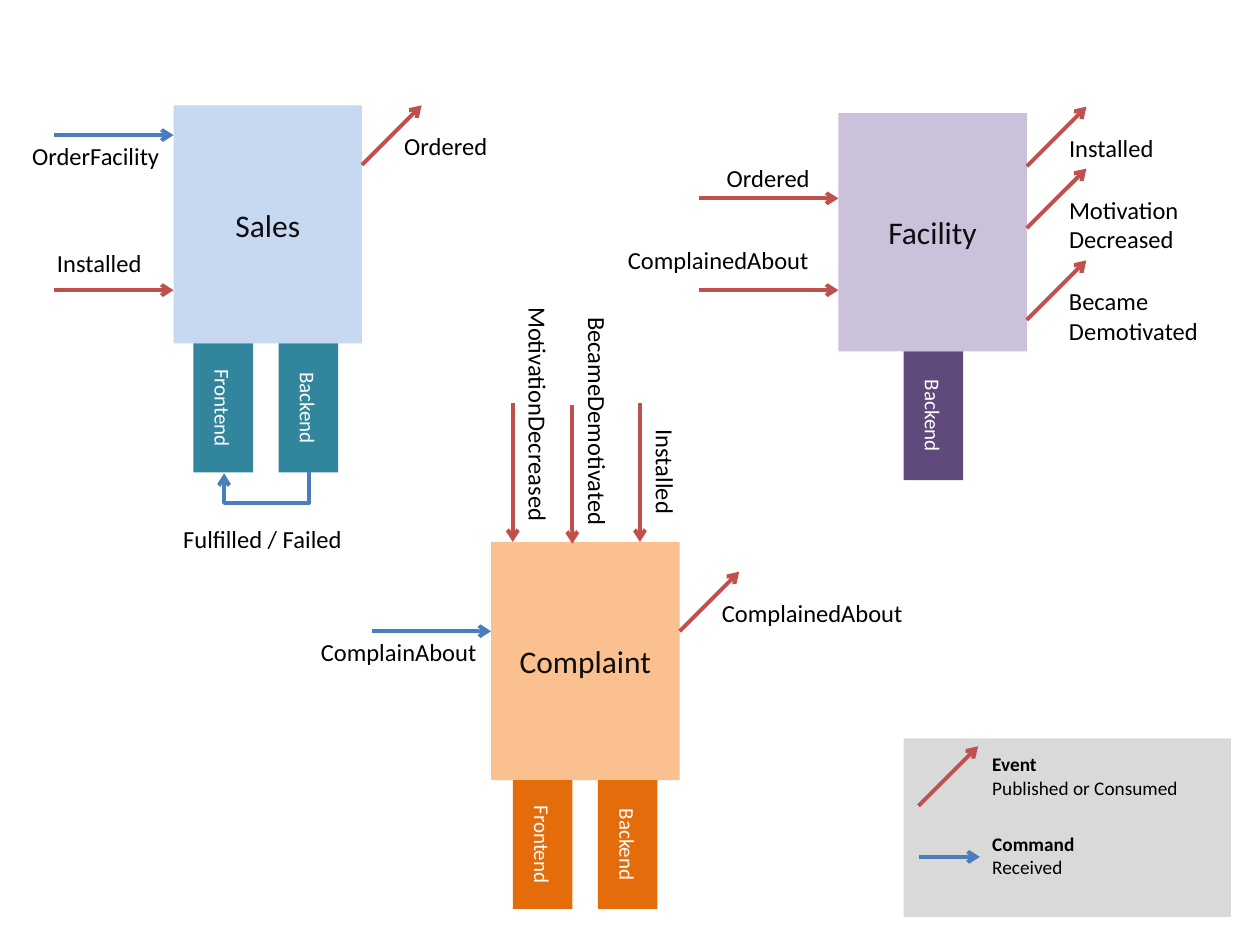
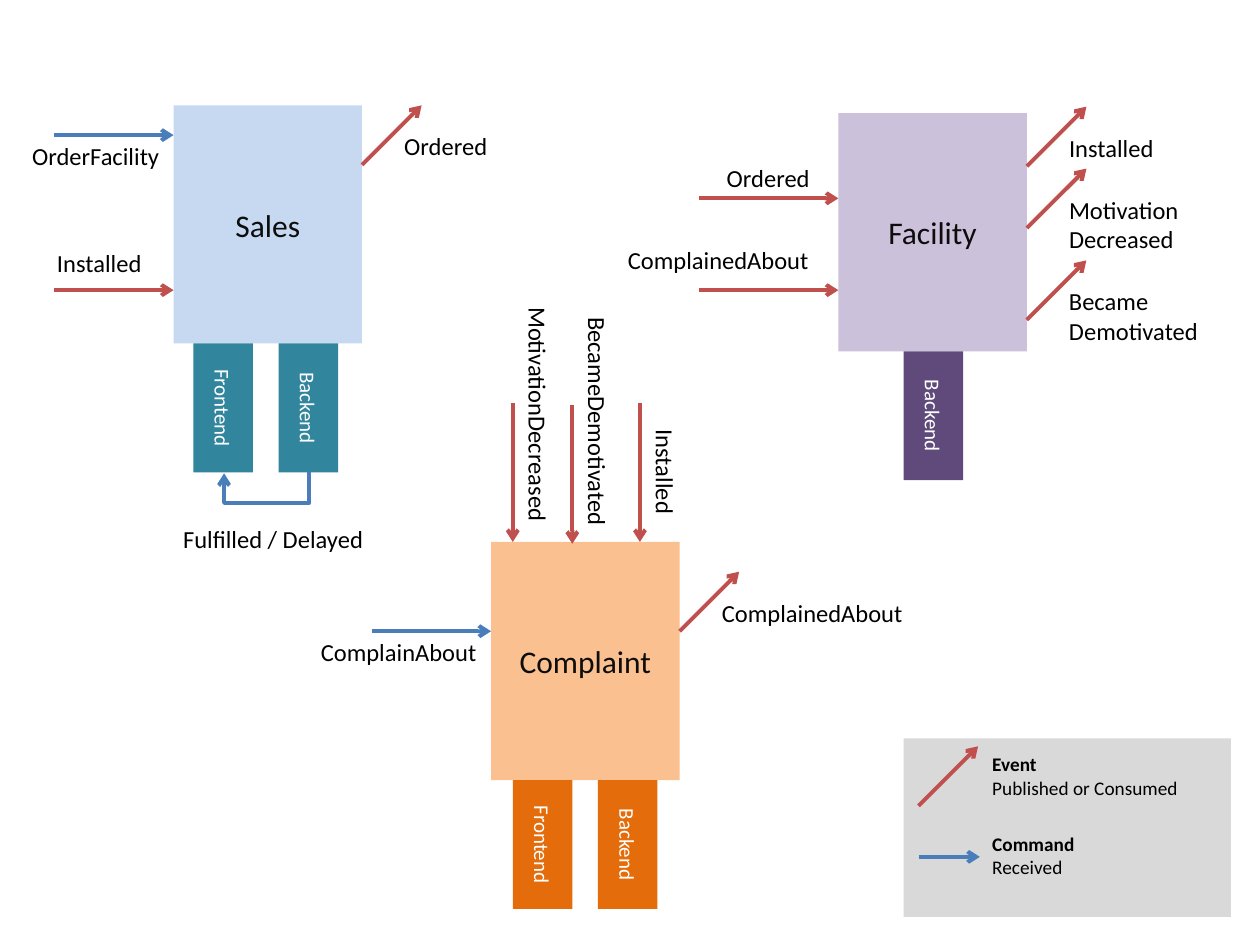
Before and after one commit to danielmarbach/nservicebus.introduction, a slide deck: slide 7 of SiriusCyberneticsCorp.ComplaintsDevision.pptx. Drawn at 1260x945 pixels with LibreOffice and Linux fonts; fonts in the diff are those of the drawing. Boxes give left, top, right and bottom in pixels: in the first picture for what was removed or moved away, otherwise in the second. Text is boxed around its words. In the diff, an @@ line names an element or a change of style, - is before the commit and + after.

Commit message:
Updated slides with delayed mode

```diff
--- a/SiriusCyberneticsCorp.ComplaintsDevision.pptx
+++ b/SiriusCyberneticsCorp.ComplaintsDevision.pptx
@@ text at (183, 531, 363, 552): text changed @@
-Fulfilled / Failed
+Fulfilled / Delayed
```
Also in this commit, not shown: 1 other slide changed.
